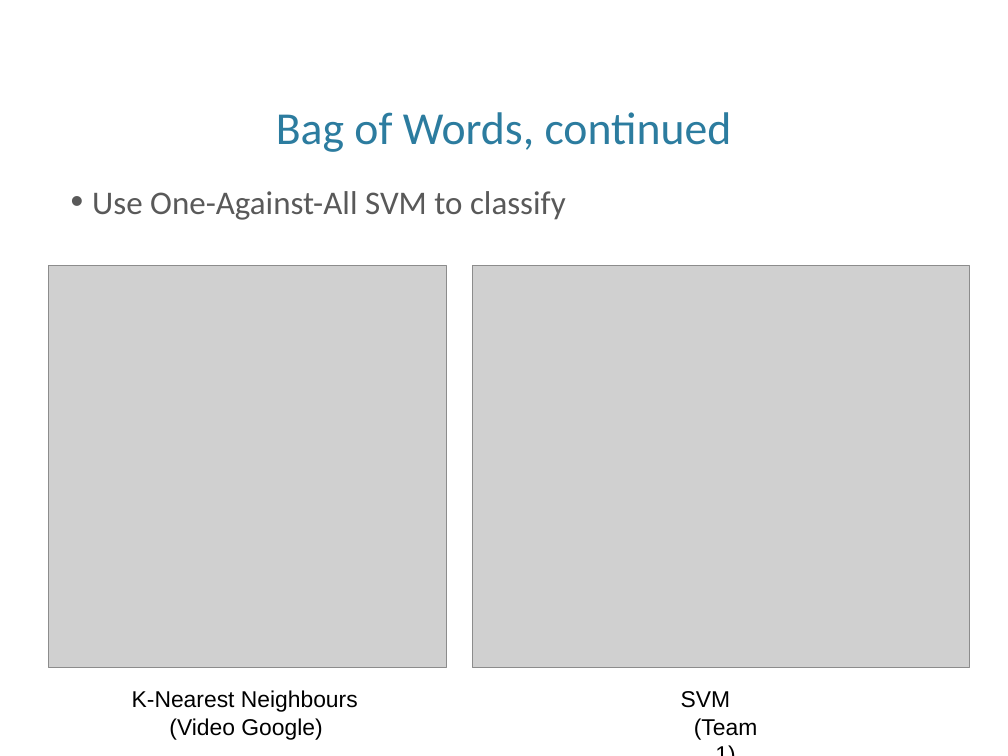
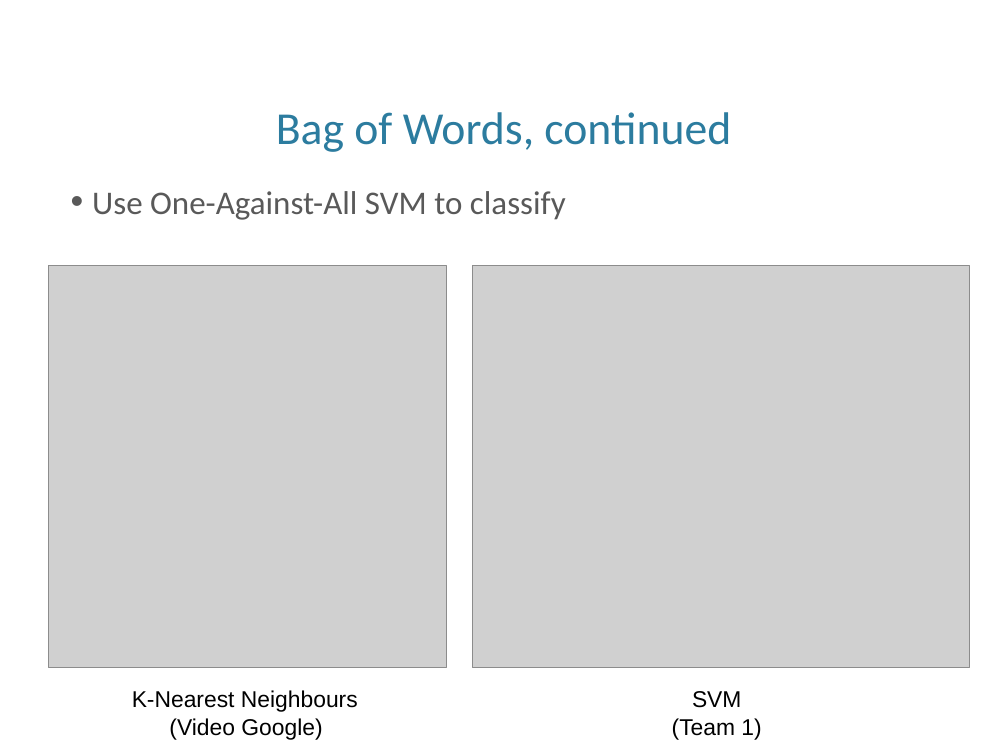
Before and after one commit to estherva7/VideoGoogle-PlaceRecognition, a slide deck: slide 8 of presentation.pptx. Drawn at 1008x756 pixels with LibreOffice and Linux fonts; fonts in the diff are those of the drawing; grey boxes stand for pictures; background and template pictures are left out. Boxes give left, top, right and bottom in pixels: in the first picture for what was removed or moved away, otherwise in the second. Text is boxed around its words. In the diff, an @@ line names an element or a change of style, - is before the commit and + after.

```diff
--- a/presentation.pptx
+++ b/presentation.pptx
@@ text "SVM": place and size @@
-text "SVM" at (681,691,757,740)
+text "SVM" at (672,691,761,740)
@@ text at (692,691,742,708): alignment left to centre @@
```
Also in this commit, not shown: 7 other slides changed, 1 other file.
